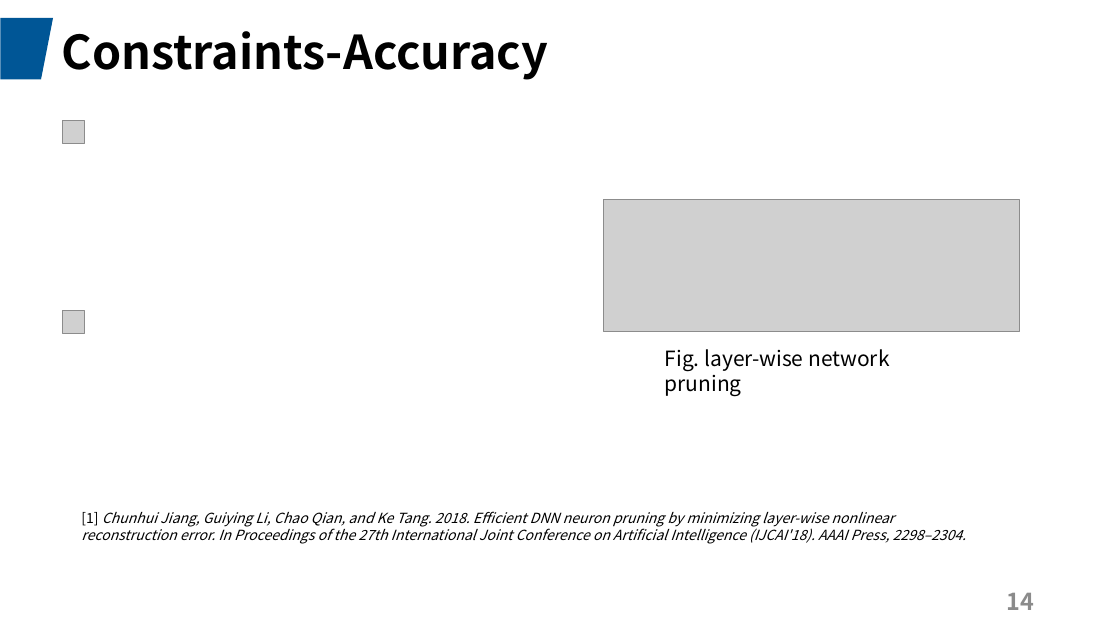
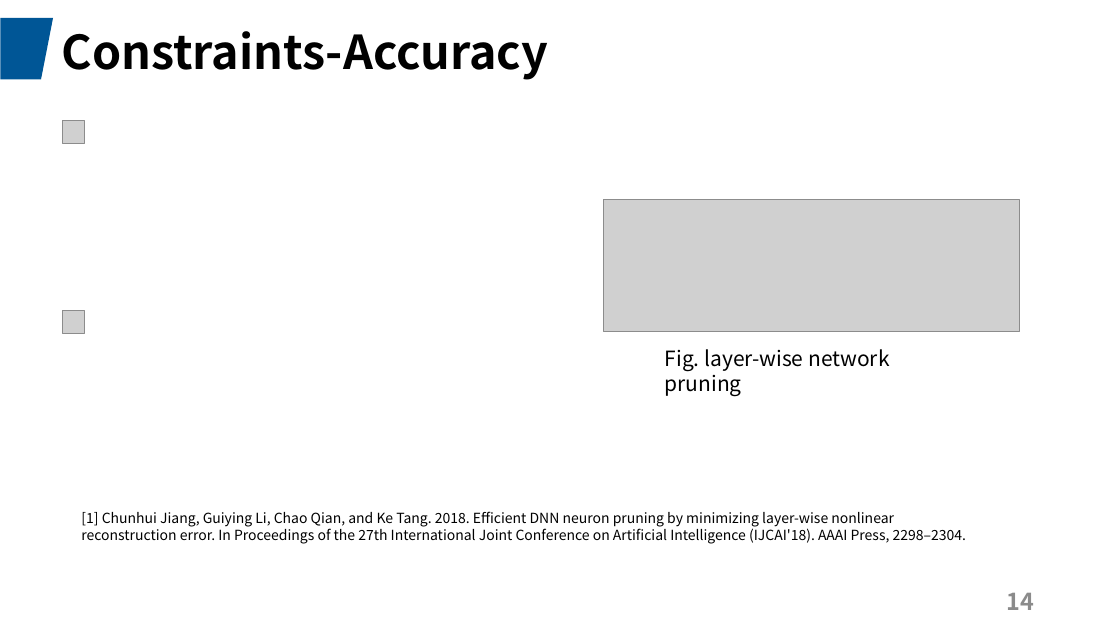
Before and after one commit to JadeQiong/DSE, a slide deck: slide 14 of 组会3.24GNN.pptx. Drawn at 1120x630 pixels with LibreOffice and Linux fonts; fonts in the diff are those of the drawing; grey boxes stand for pictures. Boxes give left, top, right and bottom in pixels: in the first picture for what was removed or moved away, otherwise in the second. Text is boxed around its words. In the diff, an @@ line names an element or a change of style, - is before the commit and + after.

```diff
--- a/组会3.24GNN.pptx
+++ b/组会3.24GNN.pptx
@@ text "[1] Chunhui Jiang, Guiying Li, ..." at (x1=81, y1=511, x2=966, y2=544): italic off @@
```
Also in this commit, not shown: 7 other slides changed, 1 slide added, 2 other files.
